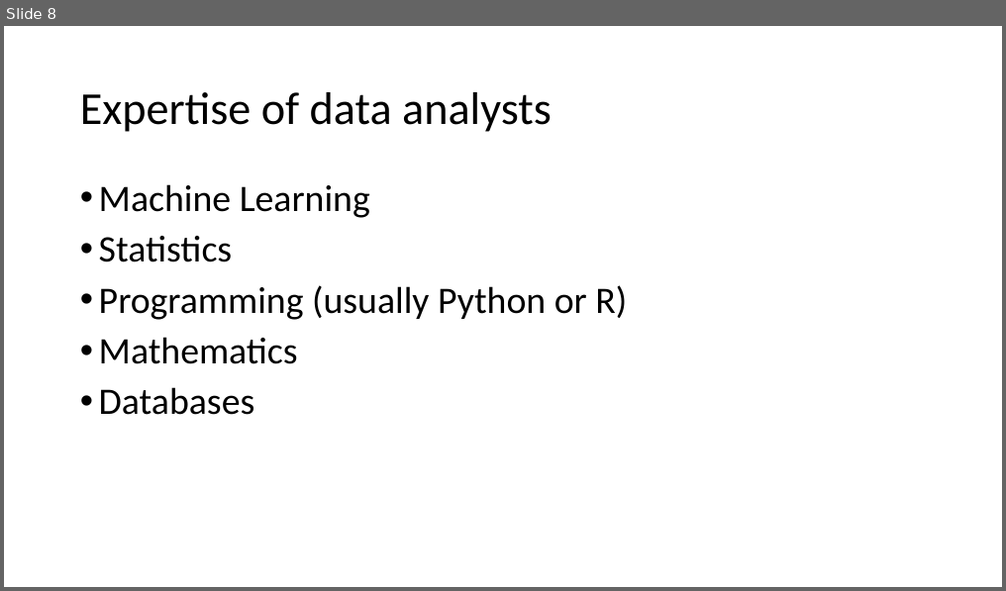
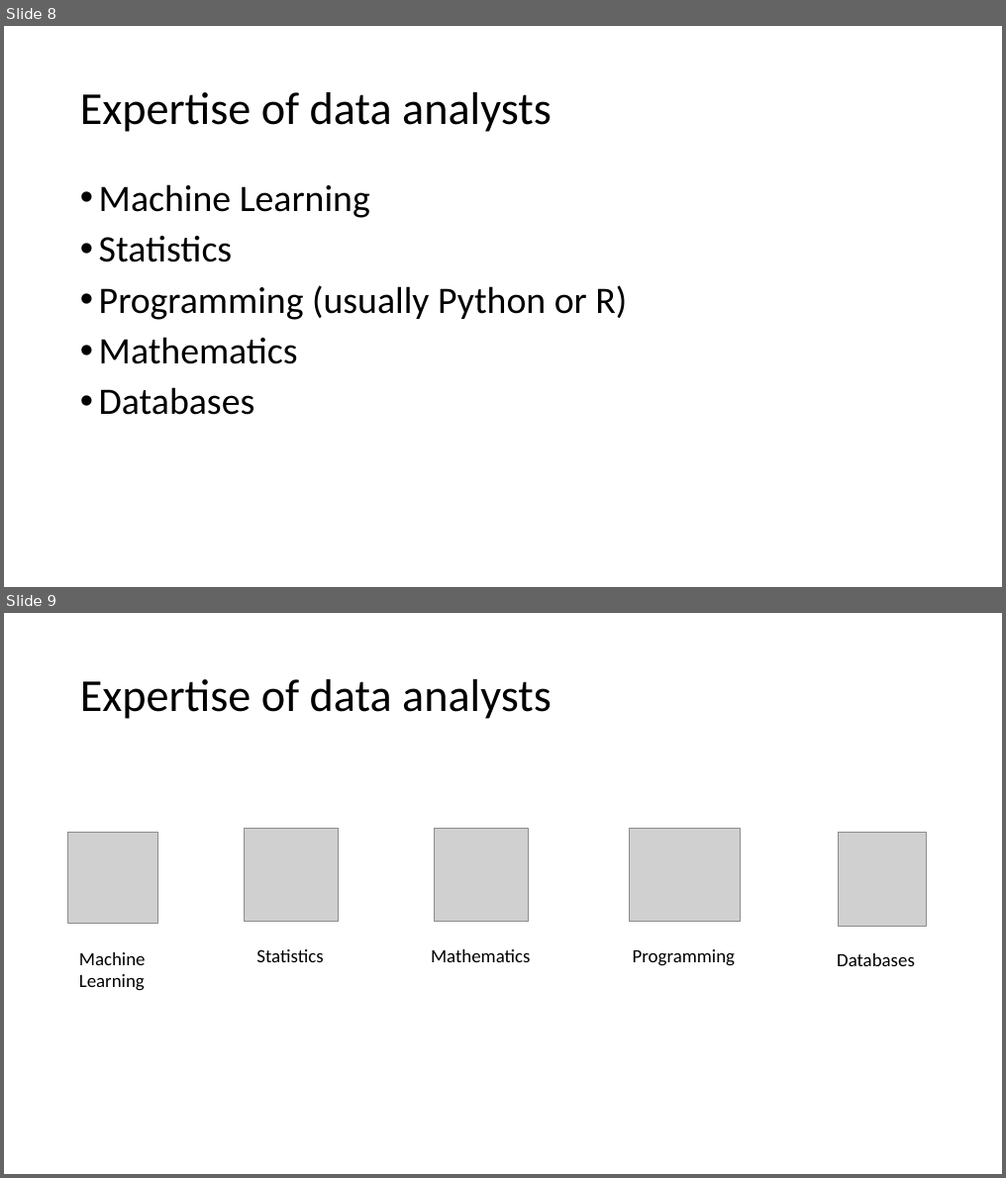
Before and after one commit to PRF-Development/DataAnalysisExtras, a slide deck: WhatIsDataAnalysis.pptx. Shown one above the other, each under a label of ours: slide 8 before the commit, slides 8 and 9 after it. The pictures are 1006x591 and 1006x1178 pixels, drawn with LibreOffice and Linux fonts; fonts in the diff are those of the drawing; grey boxes stand for pictures. Boxes give left, top, right and bottom in pixels: in the first picture for what was removed or moved away, otherwise in the second. Text is boxed around its words. In the diff, an @@ line names an element or a change of style, - is before the commit and + after.

Commit message:
expertise slide with icons

```diff
--- a/WhatIsDataAnalysis.pptx
+++ b/WhatIsDataAnalysis.pptx
@@ slide 9 added at (4, 613, 1002, 1174), background #FFFFFF @@
@@ title added at (80, 679, 551, 719), 44 pt, text #000000 @@
+Expertise of data analysts
@@ picture added at (67, 833, 158, 923) @@
@@ picture added at (245, 828, 338, 922) @@
@@ picture added at (435, 828, 528, 922) @@
@@ picture added at (629, 828, 740, 922) @@
@@ picture added at (838, 833, 927, 926) @@
@@ text added at (79, 953, 146, 991), 18 pt, text #000000 @@
+Machine
+Learning
@@ text added at (256, 950, 323, 962), 18 pt, text #000000 @@
+Statistics
@@ text added at (431, 950, 531, 962), 18 pt, text #000000 @@
+Mathematics
@@ text added at (633, 950, 735, 966), 18 pt, text #000000 @@
+Programming
@@ text added at (837, 954, 915, 966), 18 pt, text #000000 @@
+Databases
```
